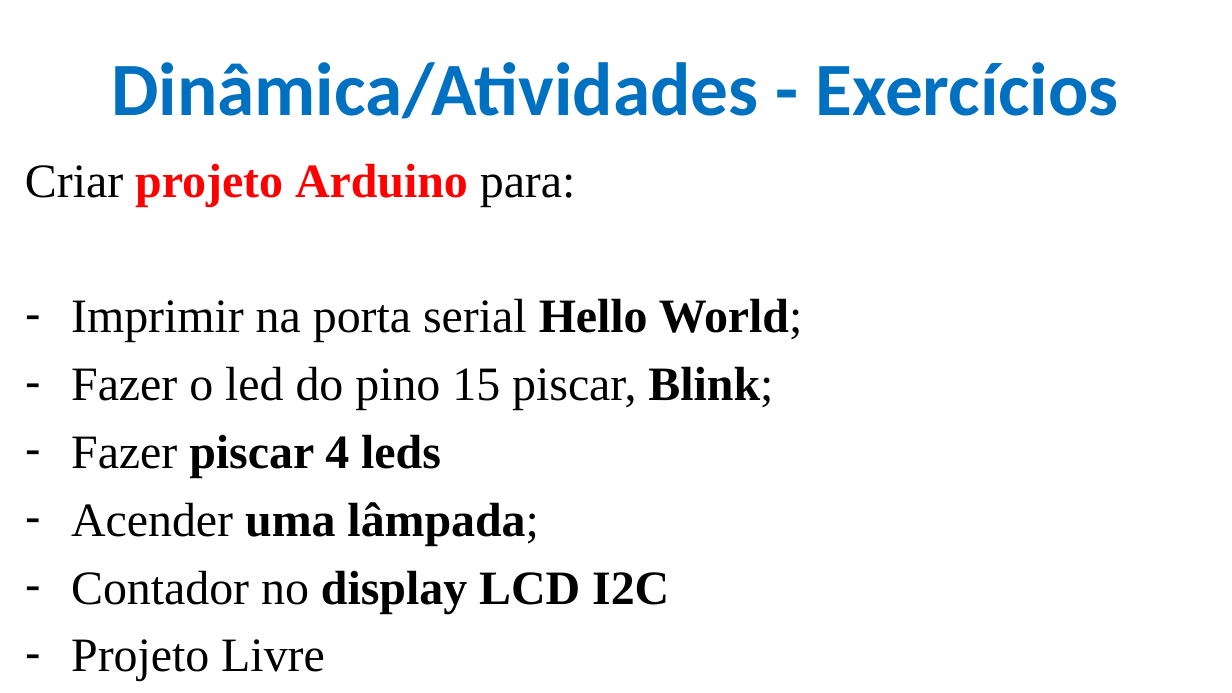
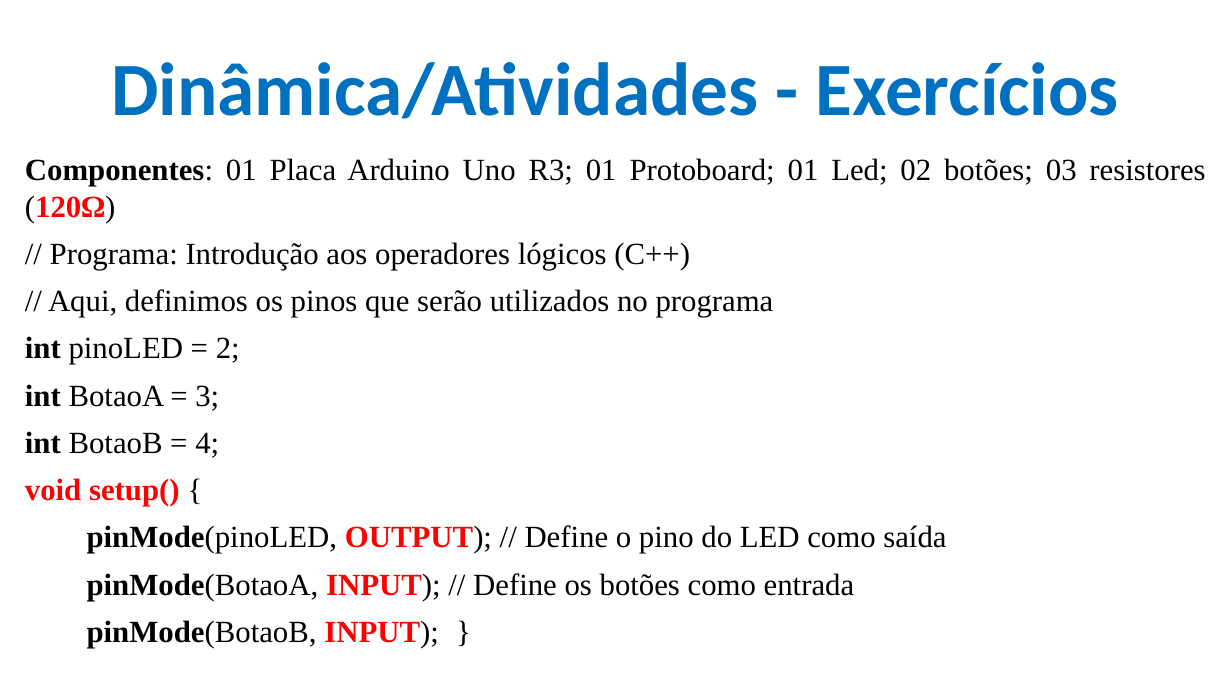
Before and after one commit to CloudEducationBrazil/WydenArea1ProgramacaoMicrocontroladores, a slide deck: slide 27 of 01 Classes/Aula 05 - Programação Microcontroladores - Periféricos Integrados - Portas e Conversores.pptx. Drawn at 1232x693 pixels with LibreOffice and Linux fonts; fonts in the diff are those of the drawing; background and template pictures are left out. Boxes give left, top, right and bottom in pixels: in the first picture for what was removed or moved away, otherwise in the second. Text is boxed around its words. In the diff, an @@ line names an element or a change of style, - is before the commit and + after.

Commit message:
Ajuste Aula 05 Microntroladores Portas IO, Conversores, Comunicação Serial 19042023

```diff
--- a/01 Classes/Aula 05 - Programação Microcontroladores - Periféricos Integrados - Portas e Conversores.pptx
+++ b/01 Classes/Aula 05 - Programação Microcontroladores - Periféricos Integrados - Portas e Conversores.pptx
@@ text at (25,158,1205,648): text changed; size 28 to 18 pt @@
-Criar projeto Arduino para:
-– Imprimir na porta serial Hello World;
-– Fazer o led do pino 15 piscar, Blink;
-– Fazer piscar 4 leds
-– Acender uma lâmpada;
-– Contador no display LCD I2C
-– Projeto Livre
+Componentes: 01 Placa Arduino Uno R3; 01 Protoboard; 01 Led; 02 botões; 03 resistores (120Ω)
+// Programa: Introdução aos operadores lógicos (C++)
+// Aqui, definimos os pinos que serão utilizados no programa
+int pinoLED = 2;
+int BotaoA = 3;
+int BotaoB = 4;
+void setup() {
+pinMode(pinoLED, OUTPUT); // Define o pino do LED como saída
+pinMode(BotaoA, INPUT); // Define os botões como entrada
+pinMode(BotaoB, INPUT); }
```
Also in this commit, not shown: 2 slides added.
